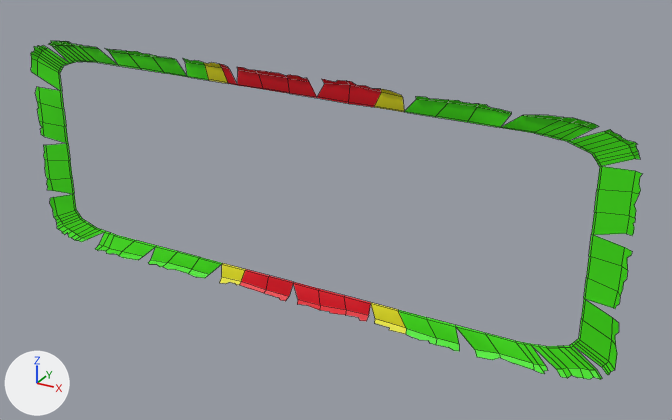
The FBX model Assets/Ben/Models/PaperRip.fbx, before and after one commit.
Both versions are drawn from a 50 mm lens placed at (1.829, -2.94, 1.442), pointed at (0.175, 0.067, -0.062). The axes (+X, +Y, +Z) are drawn at lower left. The lights are the same throughout. Mesh edges are drawn as thin lines. Where no turn or scale is listed for an object, it has been applied to the vertices. Vertices at the same position are counted once.

Before the edit, the objects in view are built like this:
```python
me_cube_003 = bpy.data.meshes.new('Cube.003')
me_cube_003.from_pydata(...)  # 590 vertices, 290 faces; spans x -1.35..1.35, y -0.01..0.03, z -0.51..0.5
# faces by material slot: [245, 12, 33]
me_cube_003.materials.append(mat_rip)  # green #40e700
me_cube_003.materials.append(mat_rip2)  # yellow #e7e313
me_cube_003.materials.append(mat_rip3)  # red #e7001c
ob_cube_002 = bpy.data.objects.new('Cube.002', me_cube_003)
ob_cube_002.location = (0.0, -0.012, 0.0)
```
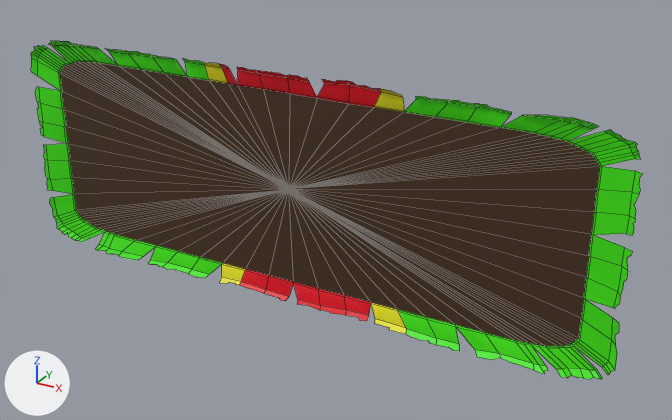
Where the newer file only moved an object's origin or applied its transform, the numbers keep the older frame.

What differs and where, as boxes [x1, y1, x2, y2] in the pictures (672 x 420 px):
part 1 of me_cube_003, added (brown)
    after: [60, 62, 600, 346]

What changed in the scene script:
```text
Add mat_rip4:
    mat_rip4 = principled_material('Rip4')
    mat_rip4.base_color = (0.0624, 0.0293, 0.0109)  # brown #47301b
Change me_cube_003:
    used by ob_cube_002; location = (0.0, -0.012, 0.0)
    remove me_cube_003.from_pydata(...)  # 590 vertices, 290 faces; spans x -1.35..1.35, y -0.01..0.03, z -0.51..0.5
    add me_cube_003.from_pydata(...)  # 591 vertices, 386 faces; spans x -1.35..1.35, y -0.01..0.03, z -0.51..0.5
    me_cube_003 part 1
    1 vertex is added at (-0.01, 0.03, 0.01)
    96 new faces join them, mat_rip4 (brown #47301b)
    add me_cube_003.materials.append(mat_rip4)  # brown #47301b
```
